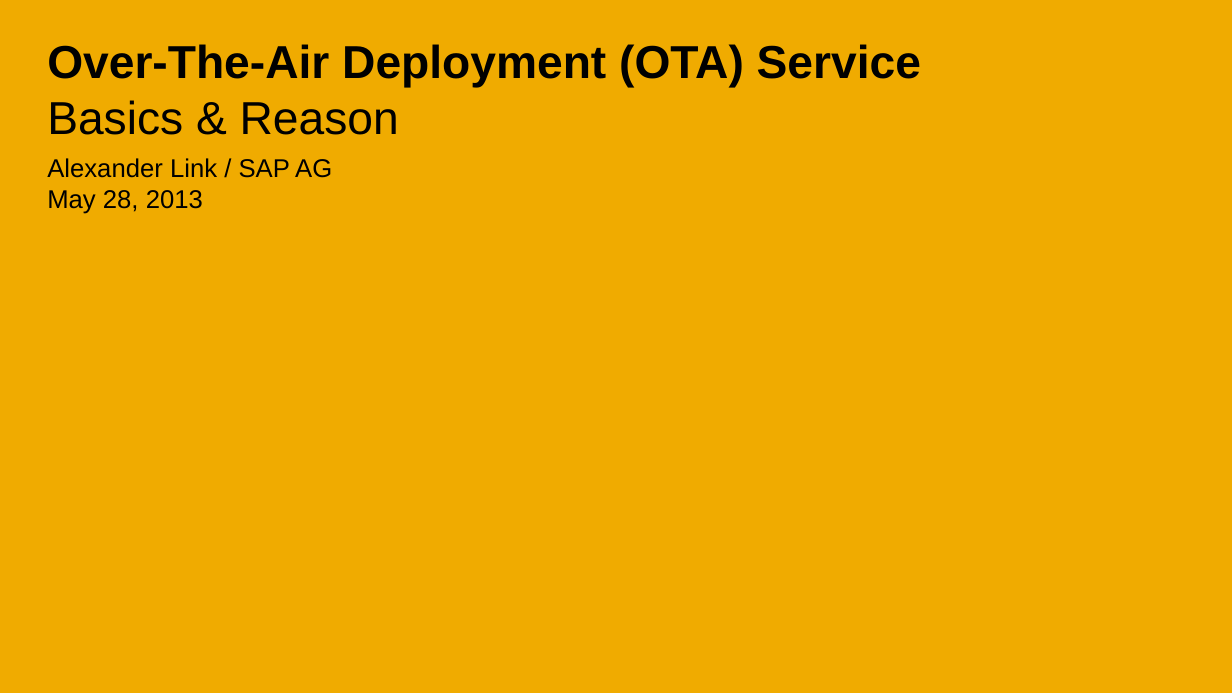
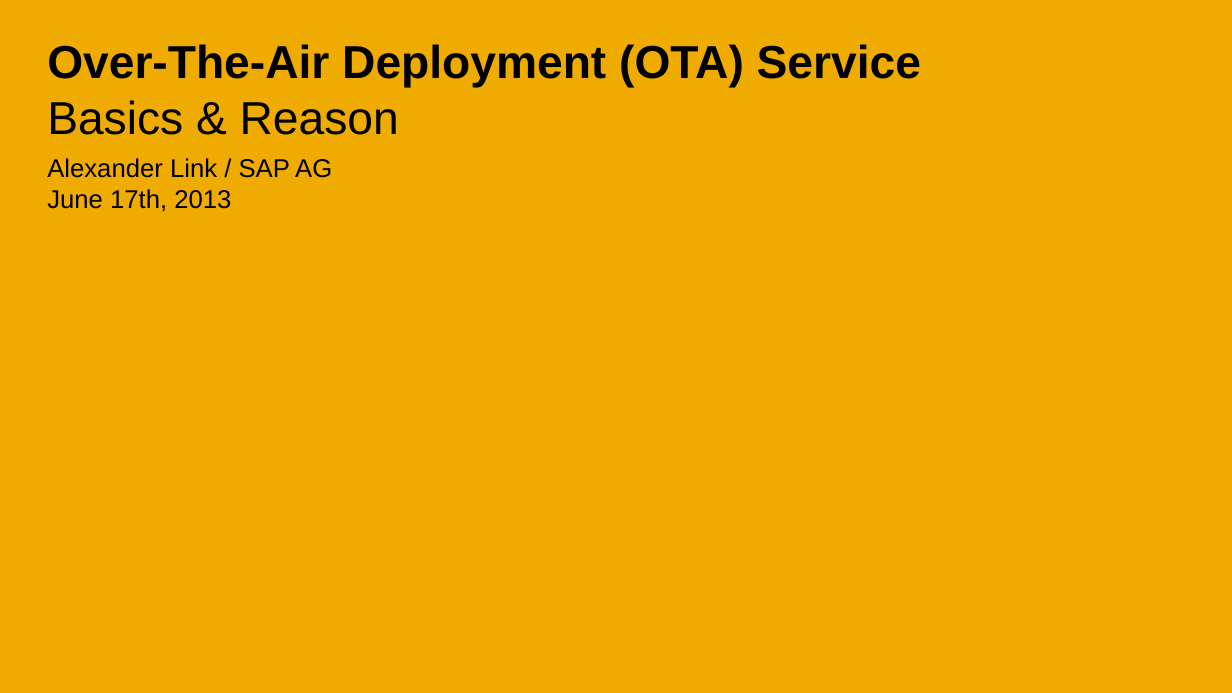
Before and after one commit to marcusholl/OTAService, a slide deck: slide 2 of docs/OTAService.pptx. Drawn at 1232x693 pixels with LibreOffice and Linux fonts; fonts in the diff are those of the drawing; background and template pictures are left out. Boxes give left, top, right and bottom in pixels: in the first picture for what was removed or moved away, otherwise in the second. Text is boxed around its words. In the diff, an @@ line names an element or a change of style, - is before the commit and + after.

Commit message:
Improved OTA Service Presentation

```diff
--- a/docs/OTAService.pptx
+++ b/docs/OTAService.pptx
@@ subtitle at <box>47,189,231,212</box>: text changed @@
-May 28, 2013
+June 17th, 2013
```
Also in this commit, not shown: 1 other slide changed, 1 slide added.
